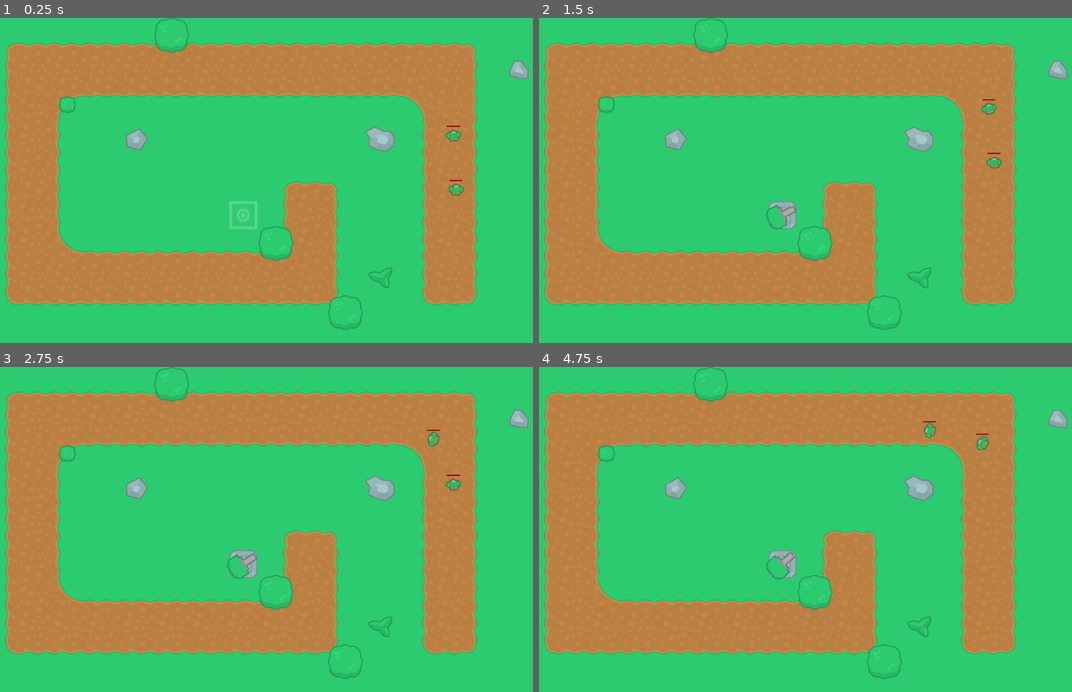
Above: before the commit, frames 1-4 (two rows, left to right).
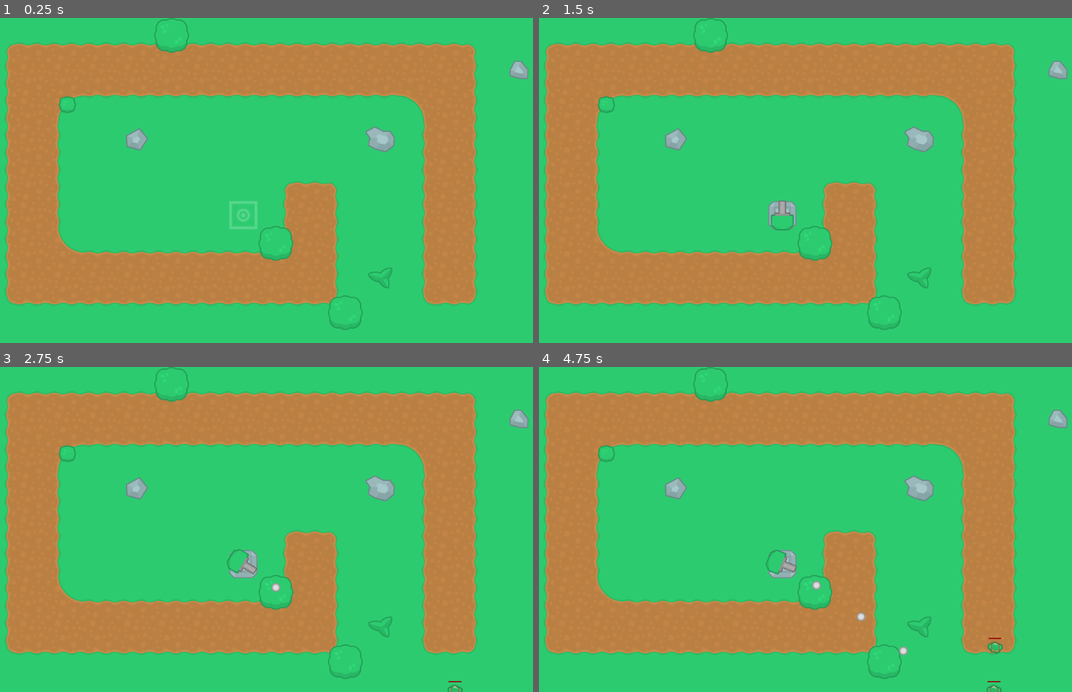
Above: after the commit, the same moments.

Repository: sinb-dev/Godot-TowerDefense
Game: Godot game, scene res://TowerDefense.tscn
Same seed, same stepped clock (60 frames per second), same inputs: the game is played once before the commit and once after it.
Inputs (mouse positions are in pixels of both pictures, inside the frame that each line leads up to):
- Up to frame 1 (0.25 s): no input
- Up to frame 2 (1.5 s): move the mouse to (784, 216) at 0.52 s; click (784, 216) at 0.67 s; move the mouse to (688, 196) at 1.27 s; click (688, 196) at 1.42 s
- Up to frame 3 (2.75 s): move the mouse to (314, 458) at 2.02 s; click (314, 458) at 2.17 s
- Up to frame 4 (4.75 s): move the mouse to (768, 594) at 2.77 s; click (768, 594) at 2.92 s; move the mouse to (965, 578) at 3.52 s; click (965, 578) at 3.67 s; move the mouse to (629, 480) at 4.27 s; click (629, 480) at 4.42 s

The runs differ from the first frame. In frame 1, 0.2% of the frame differs, in the area x 83-88%, y 33-55%; in frame 2, 0.4%; in frame 3, 0.5%; in frame 4, 0.7%, in the area x 42-88%, y 16-100%.

Commit message:
Committing

Diff:
--- a/TowerDefence/Enemies/Enemy.gd
+++ b/TowerDefence/Enemies/Enemy.gd
@@ -1,8 +1,9 @@
 extends Node2D
-
+signal hit
+signal dead
 export var Health = 100
 export var Speed = 40
-
+var id = 0
 # Called when the node enters the scene tree for the first time.
 func _ready():
 	if $Healthbar == null:
@@ -15,5 +16,13 @@
 	counterRotateHealthbarBackToTop()
 	$Healthbar.value = Health
 
+	if Health <= 0:
+		emit_signal("dead")
+		print("Queue enemy for removal")
+		get_parent().queue_free();
+
+func _on_Infantry_hit(projectile):
+	Health -= projectile.damage
+
 func counterRotateHealthbarBackToTop():
 	$Healthbar.set_rotation(-get_parent().rotation)
--- a/TowerDefence/Enemies/Infantry.tscn
+++ b/TowerDefence/Enemies/Infantry.tscn
@@ -35,3 +35,5 @@
 __meta__ = {
 "_edit_use_anchors_": false
 }
+
+[connection signal="hit" from="." to="." method="_on_Infantry_hit"]
--- a/TowerDefence/Projectiles/Projectile.gd
+++ b/TowerDefence/Projectiles/Projectile.gd
@@ -5,13 +5,37 @@
 # var a = 2
 # var b = "text"
 export var velocity: Vector2 = Vector2(100,100);
+export var speed: int = 0;
+export var damage: int = 50
+var target: Vector2;
+var target_id: int = 0
 
 # Called when the node enters the scene tree for the first time.
 func _ready():
 	pass # Replace with function body.
 
+func set_target(id, x, y):
+	target = Vector2(x,y);
+	target_id = id
+
+func set_speed(s: int):
+	speed = s
+
 func _process(delta):
-	position += velocity * delta
+	if target == null:
+		return;
+	var x = target.x
+	var y = target.y
+	var v: Vector2 = Vector2(x,y)
+	var t = Vector2(global_position.x, global_position.y)
+	var d = v.distance_squared_to(global_position)
+	if d < 4:
+
+		print("Queue projectile for removal")
+		queue_free()
+		emit_signal("hit")
+		#target.emit_signal("hit",self)
+	position += v.normalized() * speed * delta
 # Called every frame. 'delta' is the elapsed time since the previous frame.
 #func _process(delta):
 #	pass
--- a/TowerDefence/TowerDefense.gd
+++ b/TowerDefence/TowerDefense.gd
@@ -2,18 +2,33 @@
 
 onready var Infantry = preload("res://Enemies/Infantry.tscn")
 
+var nextEnemyId = 1
+var enemies = {}
+
 func _ready():
-	$Level1.add_unit(Infantry.instance(), 400)
-	$Level1.add_unit(Infantry.instance(), 300)
+	#$Level1.add_unit(Infantry.instance(), 400)
+	#$Level1.add_unit(Infantry.instance(), 300)
+	$EnemySpawnTimer.start()
 
+func create_infantry():
+	var enemy = Infantry.instance()
+	enemy.id = nextEnemyId
+	nextEnemyId += 1
+	enemies[enemy.id] = enemy
+	enemy.connect("hit",self,"on_hit")
+	$Level1.add_unit(enemy, 0)
+
+func on_hit(noget):
+	print("ouch")
 func _process(_delta):
 	var towers = get_tree().get_nodes_in_group("tower");
 	var enemies = get_tree().get_nodes_in_group("enemy");
 
+	if enemies.size() == 0:
+		return
+
 	enemies.sort_custom(self, "sort_towers_by_distance")
 
-	if enemies.size() == 0:
-		return
 	for t in towers:
 		for e in enemies:
 			if t.in_range(e):
@@ -21,3 +36,8 @@
 
 func sort_towers_by_distance(a,b):
 	return a.get_parent().offset < b.get_parent().offset
+
+
+
+func _on_EnemySpawnTimer_timeout():
+	create_infantry()
--- a/TowerDefence/TowerDefense.tscn
+++ b/TowerDefence/TowerDefense.tscn
@@ -9,3 +9,9 @@
 [node name="Level1" parent="." instance=ExtResource( 1 )]
 
 [node name="Line2D" type="Line2D" parent="."]
+
+[node name="EnemySpawnTimer" type="Timer" parent="."]
+wait_time = 2.0
+autostart = true
+
+[connection signal="timeout" from="EnemySpawnTimer" to="." method="_on_EnemySpawnTimer_timeout"]
--- a/TowerDefence/Turrets/Slot.gd
+++ b/TowerDefence/Turrets/Slot.gd
@@ -6,9 +6,9 @@
 	pass
 
 func _on_Slot_input_event(viewport, event, shape_idx):
-
-	if event.button_mask == 1 && event.pressed:
-		on_clicked()
+	if event is InputEventMouseButton:
+		if event.button_mask == 1 && event.pressed:
+			on_clicked()
 	pass
 
 func on_clicked():
--- a/TowerDefence/Turrets/Tower.gd
+++ b/TowerDefence/Turrets/Tower.gd
@@ -11,13 +11,13 @@
 var fire_cooldown = 0
 
 var turret
-var target = null
+var target: Area2D = null
 func _ready():
 	pass
 func has_target() -> bool:
 	return target != null
 
-func target(enemy):
+func target(enemy: Area2D):
 	target = enemy
 
 func _process(delta):
@@ -31,9 +31,12 @@
 	print("Shooting at target")
 	var projectile = CannonBall.instance();
 	projectile.position = position
+	projectile.speed = 100;
+	projectile.set_target(target.id, target.get_parent().position.x, target.get_parent().position.y)
+
 	projectile.velocity = (position - target.get_parent().position) * projectile_speed
 	fire_cooldown = cool_down
-	add_child(projectile)
+	get_tree().root.add_child(projectile)
 
 func turn_towards(point: Vector2):
 	var dx = position - point;
Not shown: 2 places in TowerDefence/Enemies/Infantry.tscn that only renumber resources
